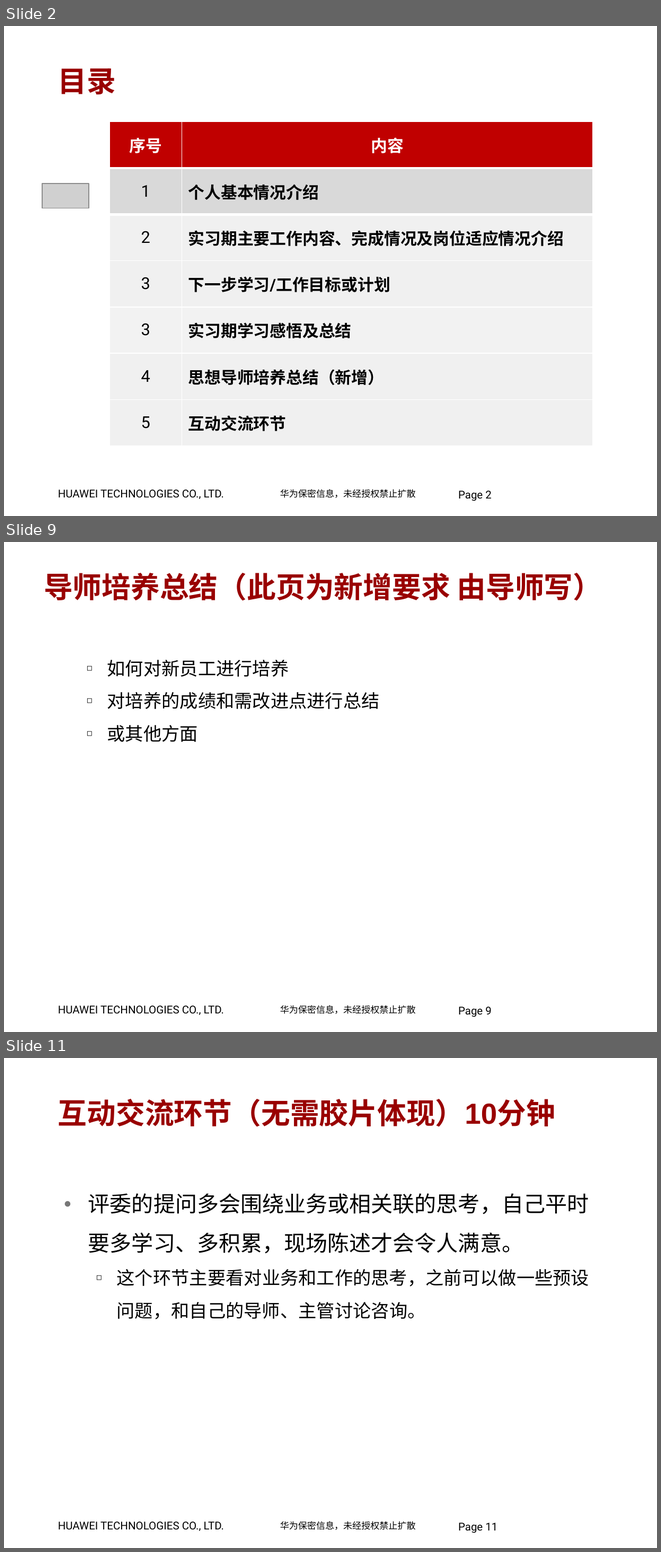
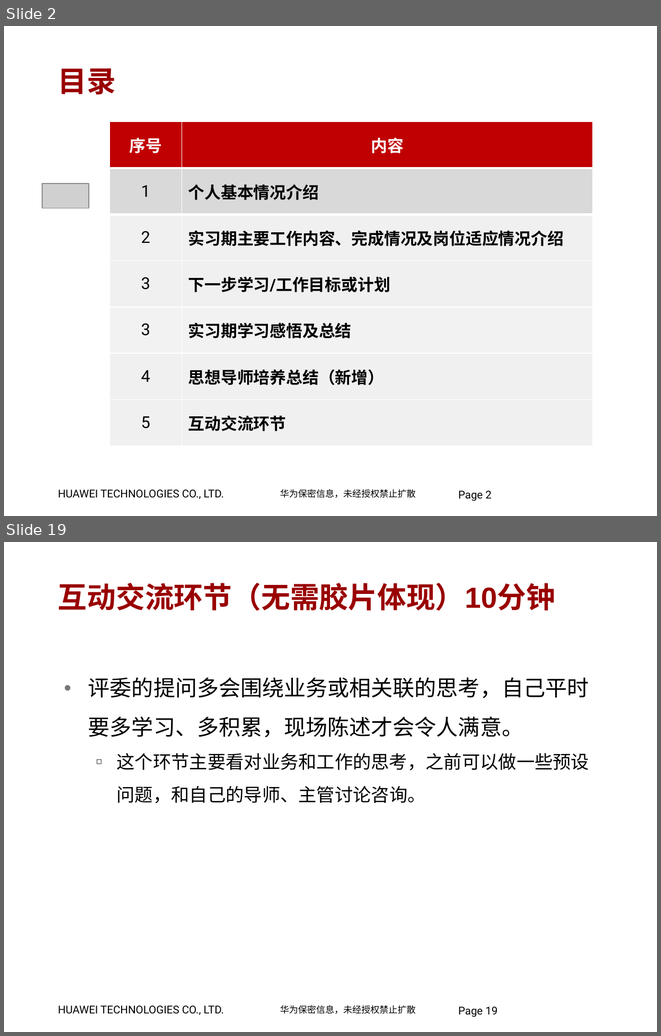
Before and after one commit to jumpjumpdog/Company, a slide deck: LTE产品部实习生转录用答辩模板.pptx. Shown one above the other, each under a label of ours: slides 2, 9 and 11 before the commit, slides 2 and 19 after it; the slides between them are not shown. The pictures are 661x1552 and 661x1036 pixels, drawn with LibreOffice and Linux fonts; fonts in the diff are those of the drawing; grey boxes stand for pictures; background and template pictures are left out. Boxes give left, top, right and bottom in pixels: in the first picture for what was removed or moved away, otherwise in the second. Text is boxed around its words. In the diff, an @@ line names an element or a change of style, - is before the commit and + after.

```diff
--- a/LTE产品部实习生转录用答辩模板.pptx
+++ b/LTE产品部实习生转录用答辩模板.pptx
@@ slide 9 removed at <box>4,542,657,1032</box>, background #FFFFFF; not listed: 3 template elements that a slide beside it also shows @@
@@ text removed at <box>44,573,602,601</box> @@
-导师培养总结（此页为新增要求 由导师写）
@@ text removed at <box>107,660,380,742</box> @@
-  ◻ 如何对新员工进行培养
-  ◻ 对培养的成绩和需改进点进行总结
-  ◻ 或其他方面
@@ what was slide 11 is now slide 19 @@
@@ page number at <box>458,1006,497,1017</box>: text changed @@
-Page 11
+Page 19
```
Also in this commit, not shown: 5 slides changed, 11 slides added, 2 other slides removed, 8 other files.
